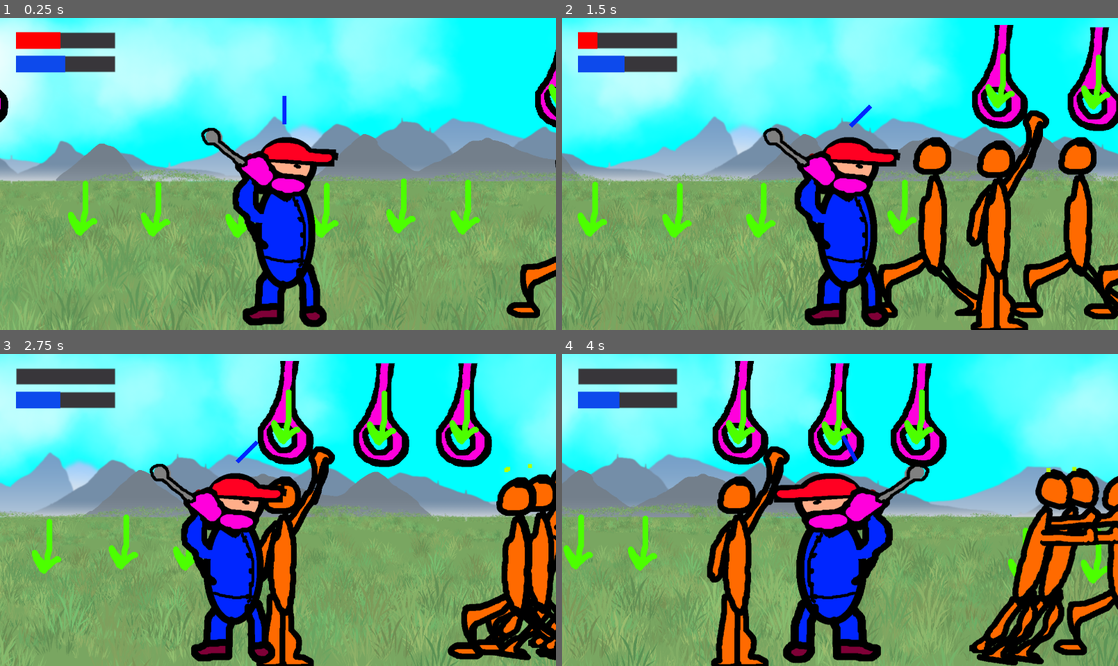
Above: before the commit, frames 1-4 (two rows, left to right).
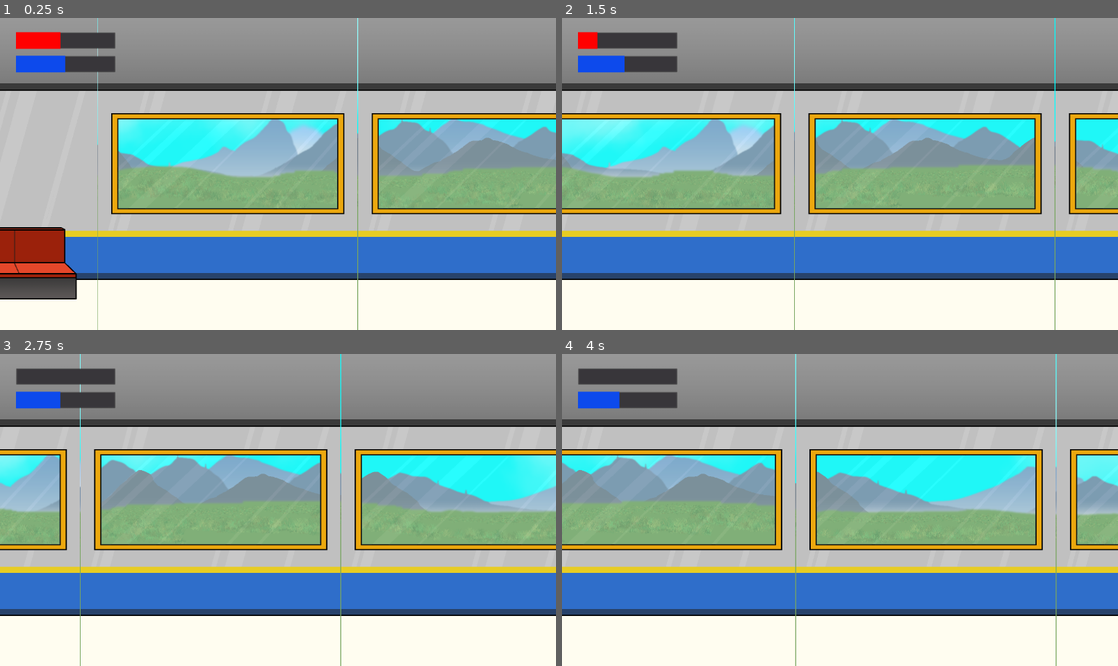
Above: after the commit, the same moments.

Repository: GoblinsGaming/lostrelicgame
Game: Godot game, scene res://Main.tscn
The game is run twice, just before and just after one commit, with the same random seed, the same clock (stepped at 60 frames per second) and the same inputs.
Inputs:
- Up to frame 1 (0.25 s): no input
- Up to frame 2 (1.5 s): hold D (right) 0.53-1.28 s; tap Keypad 0 (drift_camera) at 0.6, 1.35 s; hold - (train_down) from 1.28 s (still down)
- Up to frame 3 (2.75 s): release - (train_down) at 2.03 s; hold D (right) from 2.03 s (still down); tap Keypad 0 (drift_camera) at 2.1 s
- Up to frame 4 (4 s): release D (right) at 2.78 s; hold = (train_up) 2.78-3.53 s; tap Keypad 0 (drift_camera) at 2.85, 3.6 s; hold A (left) from 3.53 s (still down)

The runs differ from the first frame. In frame 1, 87% of the frame differs, in the area x 0-100%, y 0-100%; in frame 2, 86%; in frame 3, 86%; in frame 4, 87%.

Commit message:
Parallax Backgrounds and train compartment

Diff:
--- a/Main.tscn
+++ b/Main.tscn
@@ -84,6 +84,7 @@
 texture = ExtResource( 19 )
 
 [node name="PassengerController" type="Node2D" parent="GameController"]
+visible = false
 script = ExtResource( 23 )
 
 [node name="Seating" type="Node2D" parent="GameController/PassengerController"]
@@ -273,6 +274,7 @@
 position = Vector2( 3675, 512 )
 
 [node name="PlayerController" parent="GameController" instance=ExtResource( 7 )]
+visible = false
 
 [node name="SignalPoint" type="Node2D" parent="GameController"]
 modulate = Color( 1, 1, 1, 0.443137 )
--- a/Train.tscn
+++ b/Train.tscn
@@ -1,28 +1,71 @@
-[gd_scene load_steps=4 format=2]
+[gd_scene load_steps=7 format=2]
 
-[ext_resource path="res://placeholders/train.png" type="Texture" id=1]
-[ext_resource path="res://placeholders/chairs.png" type="Texture" id=2]
-[ext_resource path="res://placeholders/windows.png" type="Texture" id=3]
+[ext_resource path="res://Train-Interior/Seats.png" type="Texture" id=1]
+[ext_resource path="res://Train-Interior/Train-Window-Pane-BG.png" type="Texture" id=4]
+[ext_resource path="res://Train-Interior/Train-Window-Frame-BG.png" type="Texture" id=5]
+[ext_resource path="res://Train-Interior/Train-Wall-Plain.png" type="Texture" id=6]
+[ext_resource path="res://Train-Interior/Train-End-L-BG-Open.png" type="Texture" id=7]
+[ext_resource path="res://Train-Interior/Train-End-L-BG.png" type="Texture" id=8]
 
 [node name="train" type="Node2D"]
 
-[node name="windows" type="Sprite" parent="."]
-modulate = Color( 0, 0.858824, 1, 0.509804 )
-texture = ExtResource( 3 )
+[node name="TrainBody" type="Node2D" parent="."]
+
+[node name="Train-End-L-Bg-Open" type="Sprite" parent="TrainBody"]
+visible = false
+texture = ExtResource( 7 )
 centered = false
 
-[node name="Sprite" type="Sprite" parent="."]
+[node name="Train-End-L-Bg" type="Sprite" parent="TrainBody"]
+position = Vector2( 320, 424 )
+texture = ExtResource( 8 )
+
+[node name="Train-End-L-Bg2" type="Sprite" parent="TrainBody"]
+position = Vector2( 4816, 424 )
+rotation = 3.14159
+scale = Vector2( 1, -1 )
+texture = ExtResource( 8 )
+
+[node name="Train-Wall-Plain" type="Sprite" parent="TrainBody"]
+position = Vector2( 960, 424 )
+texture = ExtResource( 6 )
+
+[node name="Train-Window-Frame-Bg" type="Sprite" parent="TrainBody"]
+position = Vector2( 1600, 424 )
+texture = ExtResource( 5 )
+
+[node name="Train-Window-Pane-Bg" type="Sprite" parent="TrainBody/Train-Window-Frame-Bg"]
+modulate = Color( 1, 1, 1, 0.196078 )
+texture = ExtResource( 4 )
+
+[node name="Train-Window-Frame-Bg2" type="Sprite" parent="TrainBody"]
+position = Vector2( 2240, 424 )
+texture = ExtResource( 5 )
+
+[node name="Train-Window-Pane-Bg" type="Sprite" parent="TrainBody/Train-Window-Frame-Bg2"]
+self_modulate = Color( 1, 1, 1, 0.196078 )
+texture = ExtResource( 4 )
+
+[node name="Train-Window-Frame-Bg3" type="Sprite" parent="TrainBody"]
+position = Vector2( 2880, 424 )
+texture = ExtResource( 5 )
+
+[node name="Train-Window-Pane-Bg" type="Sprite" parent="TrainBody/Train-Window-Frame-Bg3"]
+modulate = Color( 1, 1, 1, 0.196078 )
+texture = ExtResource( 4 )
+
+[node name="Train-Window-Frame-Bg4" type="Sprite" parent="TrainBody"]
+position = Vector2( 3520, 424 )
+texture = ExtResource( 5 )
+
+[node name="Train-Window-Pane-Bg" type="Sprite" parent="TrainBody/Train-Window-Frame-Bg4"]
+modulate = Color( 1, 1, 1, 0.196078 )
+texture = ExtResource( 4 )
+
+[node name="Train-Wall-Plain2" type="Sprite" parent="TrainBody"]
+position = Vector2( 4168, 424 )
+texture = ExtResource( 6 )
+
+[node name="Seats" type="Sprite" parent="."]
+position = Vector2( 960, 424 )
 texture = ExtResource( 1 )
-centered = false
-
-[node name="chairs" type="Node2D" parent="."]
-
-[node name="Sprite" type="Sprite" parent="chairs"]
-position = Vector2( 1021, 308 )
-texture = ExtResource( 2 )
-centered = false
-
-[node name="Sprite2" type="Sprite" parent="chairs"]
-position = Vector2( 2870, 332 )
-texture = ExtResource( 2 )
-centered = false
--- a/background.tscn
+++ b/background.tscn
@@ -19,12 +19,6 @@
 texture = ExtResource( 4 )
 centered = false
 
-[node name="Field" type="Sprite" parent="WildernessBackground"]
-position = Vector2( -2, -22 )
-scale = Vector2( 1.00135, 1.04334 )
-texture = ExtResource( 9 )
-centered = false
-
 [node name="CloudsClose" type="ParallaxLayer" parent="WildernessBackground"]
 motion_mirroring = Vector2( 5120, 0 )
 
@@ -35,34 +29,65 @@
 [node name="Mountain" type="ParallaxLayer" parent="WildernessBackground"]
 motion_mirroring = Vector2( 5120, 0 )
 
-[node name="Sprite" type="Sprite" parent="WildernessBackground/Mountain"]
+[node name="Mountain" type="Sprite" parent="WildernessBackground/Mountain"]
 texture = ExtResource( 5 )
 centered = false
 
 [node name="GrassFar" type="ParallaxLayer" parent="WildernessBackground"]
 motion_mirroring = Vector2( 5120, 0 )
 
-[node name="Sprite" type="Sprite" parent="WildernessBackground/GrassFar"]
+[node name="Grass" type="Sprite" parent="WildernessBackground/GrassFar"]
+visible = false
+texture = ExtResource( 8 )
+centered = false
+
+[node name="Field" type="Sprite" parent="WildernessBackground/GrassFar"]
+position = Vector2( -2, -22 )
+scale = Vector2( 1.00135, 1.04334 )
+texture = ExtResource( 9 )
+centered = false
+
+[node name="Grass2" type="Sprite" parent="WildernessBackground/GrassFar"]
 texture = ExtResource( 8 )
 centered = false
 
 [node name="GrassMidFar" type="ParallaxLayer" parent="WildernessBackground"]
+visible = false
 motion_mirroring = Vector2( 5120, 0 )
 
+[node name="Field" type="Sprite" parent="WildernessBackground/GrassMidFar"]
+visible = false
+position = Vector2( 11, 54 )
+scale = Vector2( 1.00135, 1.04334 )
+texture = ExtResource( 9 )
+centered = false
+
 [node name="Sprite" type="Sprite" parent="WildernessBackground/GrassMidFar"]
+visible = false
 texture = ExtResource( 1 )
 centered = false
 
 [node name="GrassMidClose" type="ParallaxLayer" parent="WildernessBackground"]
+visible = false
 motion_mirroring = Vector2( 5120, 0 )
 
+[node name="Field" type="Sprite" parent="WildernessBackground/GrassMidClose"]
+visible = false
+position = Vector2( 13, 107 )
+scale = Vector2( 1.00135, 1.04334 )
+texture = ExtResource( 9 )
+centered = false
+
 [node name="Sprite" type="Sprite" parent="WildernessBackground/GrassMidClose"]
+visible = false
 texture = ExtResource( 3 )
 centered = false
 
 [node name="GrassClose" type="ParallaxLayer" parent="WildernessBackground"]
+visible = false
 motion_mirroring = Vector2( 5120, 0 )
 
 [node name="Sprite" type="Sprite" parent="WildernessBackground/GrassClose"]
+visible = false
 texture = ExtResource( 2 )
 centered = false
Not shown: 1 places in Main.tscn that only renumber resources
